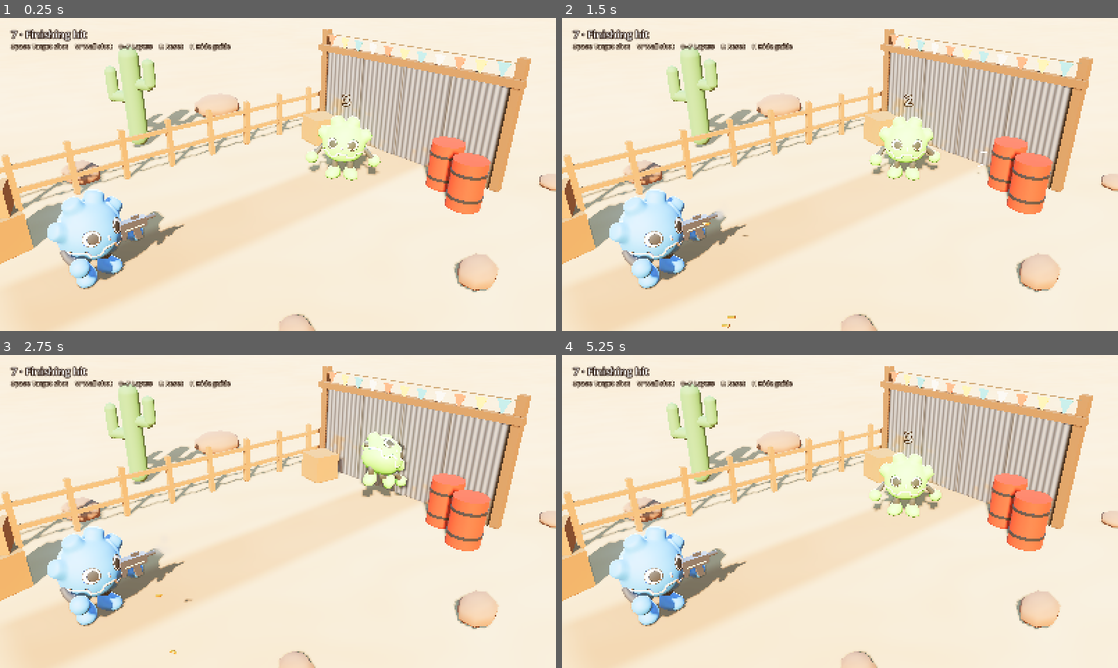
Above: before the commit, frames 1-4 (two rows, left to right).
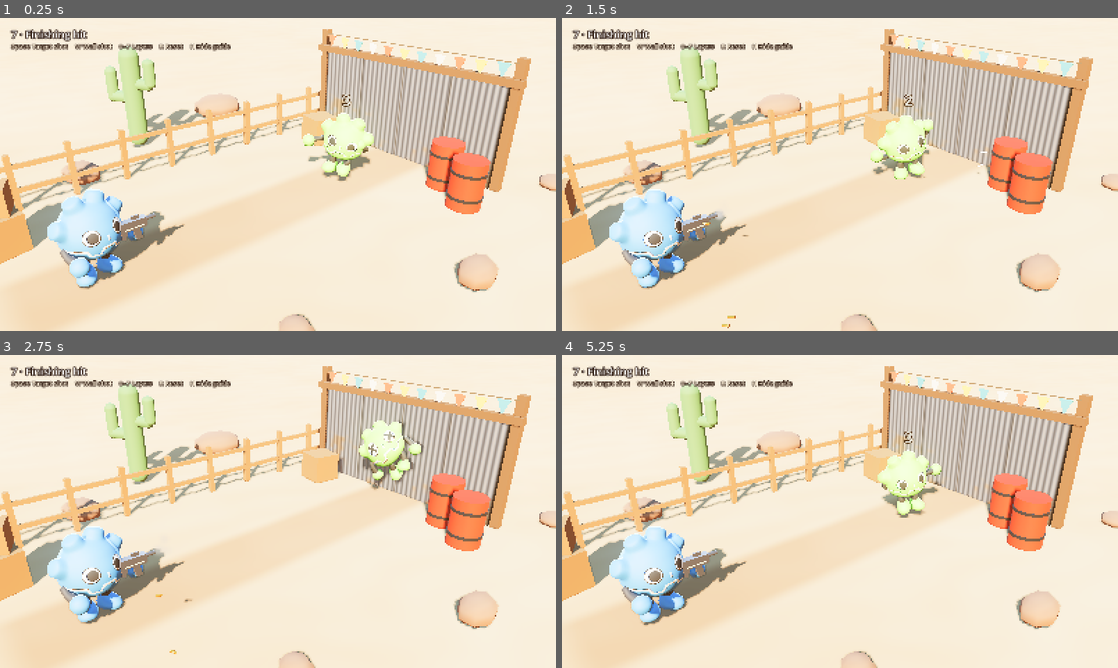
Above: after the commit, the same moments.

Repository: mcubedstudiobe/godot-examples
Game: Godot game, scene res://range.tscn
Same seed, same stepped clock (60 frames per second), same inputs: the game is played once before the commit and once after it.
Inputs:
- Up to frame 1 (0.25 s): no input
- Up to frame 2 (1.5 s): tap Enter at 0.5 s; tap Space (fire) at 0.6 s; tap W (wall_shot) at 0.8, 1.35 s
- Up to frame 3 (2.75 s): tap Space (fire) at 1.55, 2.1 s; tap W (wall_shot) at 2.3 s
- Up to frame 4 (5.25 s): tap W (wall_shot) at 2.85, 3.8 s; tap Space (fire) at 3.05, 4.55 s; tap 0 at 3.6 s; tap 7 at 4.35 s; tap R at 5.1 s

The runs differ from the first frame. In frame 1, 1.5% of the frame differs, in the area x 8-69%, y 30-87%; in frame 2, 1.4%; in frame 3, 2.0%, in the area x 8-77%, y 20-87%; in frame 4, 1.5%.

Commit message:
feat(punchy-shot-feedback): Bring the plush characters to life and use recorded sounds
The shooter now shifts its weight and taps a foot, flinching on each recoil
shot, and the target dances until its last hit. Both blink, and a defeated
target's eyes turn into X's. PlushMotion adds this on top of the held pose
every frame, so the pose underneath never drifts.

The ragdoll spins around the way the target faces, and its hips and head
carry more angular damping, so it lands on its side with the X eyes in view.

The four sounds built in code are replaced by short public-domain (CC0)
recordings, credited in sounds/CREDITS.md and varied in pitch per play.
Timers pause with the game.

Diff:
--- a/punchy-shot-feedback/demo_assets.gd
+++ b/punchy-shot-feedback/demo_assets.gd
@@ -1,7 +1,5 @@
 extends RefCounted
-## Original placeholder assets generated from text source for the tutorial demo.
-
-const SAMPLE_RATE := 22050
+## The demo's particle effects and splatter, built in code, and a pitch wrapper for its sounds.
 
 
 ## Sparks for a wall hit: hot streaks that fly along their velocity and drop, a flash at
@@ -170,25 +168,8 @@
 	return ImageTexture.create_from_image(image)
 
 
-static func make_sound(duration: float, start_hz: float, end_hz: float, noise_mix: float,
-		level: float, seed_value: int) -> AudioStreamRandomizer:
-	var rng := RandomNumberGenerator.new()
-	rng.seed = seed_value
-	var sample_count := roundi(duration * SAMPLE_RATE)
-	var samples := PackedByteArray()
-	samples.resize(sample_count * 2)
-	var phase := 0.0
-	for i in range(sample_count):
-		var progress := float(i) / sample_count
-		phase += TAU * lerpf(start_hz, end_hz, progress) / SAMPLE_RATE
-		var tone := sin(phase)
-		var wave := lerpf(tone, rng.randf_range(-1.0, 1.0), noise_mix)
-		var envelope := minf(float(i) / 12.0, 1.0) * pow(1.0 - progress, 3.0)
-		samples.encode_s16(i * 2, roundi(wave * envelope * level * 32767.0))
-	var clip := AudioStreamWAV.new()
-	clip.format = AudioStreamWAV.FORMAT_16_BITS
-	clip.mix_rate = SAMPLE_RATE
-	clip.data = samples
+## Wraps a recorded cue so each play comes out at a slightly different pitch.
+static func vary(clip: AudioStream) -> AudioStreamRandomizer:
 	var cue := AudioStreamRandomizer.new()
 	cue.random_pitch_semitones = 0.4
 	cue.add_stream(0, clip)
--- a/punchy-shot-feedback/plush.gd
+++ b/punchy-shot-feedback/plush.gd
@@ -1,18 +1,19 @@
 class_name Plush
 extends Node3D
-## One Godot Plush Character (Tibo, MIT): poses it, tints it, and on the target runs
-## its ragdoll. The ragdoll is the PhysicalBoneSimulator3D named Ragdoll under the
-## skeleton; target.tscn adds it, the shooter has none.
+## One Godot Plush Character (Tibo, MIT): poses it, tints it, keeps it moving, and on
+## the target runs its ragdoll. The ragdoll is the PhysicalBoneSimulator3D named Ragdoll
+## under the skeleton; target.tscn adds it, the shooter has none.
 
 const SHADER := preload("res://plush.gdshader")
 const ALBEDO := preload("res://plush/godot_plush_albedo.png")
 const NORMAL := preload("res://plush/godot_plush_normal.png")
 
-@export var animation := &"idle"
-## Hold this second of the animation instead of playing it. Negative keeps it playing.
-@export var hold_at := -1.0
+## The base pose: this second of the idle animation, held.
+@export var hold_at := 0.0
 ## Extra bone rotations in degrees (X, Y, Z), keyed by bone name, applied to the held pose.
 @export var bone_turns: Dictionary[StringName, Vector3] = {}
+## What the plush does on top of the held pose.
+@export var motion_mode := PlushMotion.Mode.STANCE
 ## Colour wheel turn for the body (0 keeps the Godot blue).
 @export var hue_shift := 0.0
 @export var saturation := 1.0
@@ -24,6 +25,7 @@
 
 ## The tinted plush material. Swap mesh.material_override away and back for a hit flash.
 var tint := ShaderMaterial.new()
+var motion := PlushMotion.new()
 
 
 func _ready() -> void:
@@ -33,6 +35,9 @@
 	tint.set_shader_parameter(&"hue_shift", hue_shift)
 	tint.set_shader_parameter(&"saturation", saturation)
 	mesh.material_override = tint
+	motion.mode = motion_mode
+	motion.material = tint
+	skeleton.add_child(motion)
 	stand()
 
 
@@ -43,19 +48,22 @@
 		# Out of the physics world while standing: the bodies would otherwise follow
 		# the animated, squashed bones, and physics bodies cannot take a squash.
 		ragdoll.process_mode = Node.PROCESS_MODE_DISABLED
-	player.play(animation)
-	if hold_at >= 0.0:
-		player.seek(hold_at, true)
-		player.pause()
-		for bone: StringName in bone_turns:
-			var i := skeleton.find_bone(bone)
-			var turn := Quaternion.from_euler(bone_turns[bone] * PI / 180.0)
-			skeleton.set_bone_pose_rotation(i, skeleton.get_bone_pose_rotation(i) * turn)
+	player.play(&"idle")
+	player.seek(hold_at, true)
+	player.pause()
+	for bone: StringName in bone_turns:
+		var i := skeleton.find_bone(bone)
+		var turn := Quaternion.from_euler(bone_turns[bone] * PI / 180.0)
+		skeleton.set_bone_pose_rotation(i, skeleton.get_bone_pose_rotation(i) * turn)
+	motion.active = true
+	tint.set_shader_parameter(&"dead", 0.0)
 
 
 ## Hand every body part to physics and give them all the same push.
 func go_limp(velocity: Vector3, spin := Vector3.ZERO) -> void:
-	player.pause()
+	motion.active = false
+	tint.set_shader_parameter(&"dead", 1.0)
+	tint.set_shader_parameter(&"blink", 0.0)
 	for bone in skeleton.get_bone_count():
 		skeleton.set_bone_pose_scale(bone, Vector3.ONE)
 	ragdoll.process_mode = Node.PROCESS_MODE_INHERIT
--- a/punchy-shot-feedback/plush.gdshader
+++ b/punchy-shot-feedback/plush.gdshader
@@ -2,12 +2,18 @@
 // The Godot Plush Character's own shader (Tibo, MIT, github.com/gtibo/Godot-Plush-Character)
 // with two additions: hue_shift turns the plush's blue around the colour wheel and
 // saturation strengthens the result, so two plushes in one scene read as different
-// characters. Eyes stay black and white.
+// characters. Eyes stay black and white; blink closes them and dead turns them into X's.
 
 uniform sampler2D albedo_texture : source_color, repeat_disable;
 uniform sampler2D normal_texture : hint_normal, repeat_disable;
 uniform float hue_shift = 0.0; // in turns: 0.5 is the opposite colour
 uniform float saturation = 1.0;
+uniform float blink = 0.0; // 0 open, 1 closed
+uniform float dead = 0.0; // 1 draws X's for eyes
+
+// Both eyes sample this square of the texture; nothing else does.
+const vec2 EYE_CENTER = vec2(0.1433, 0.1795);
+const vec2 EYE_HALF = vec2(0.1376, 0.1339);
 
 float fresnel(float amount, vec3 normal, vec3 view) {
 	return pow(1.0 - clamp(dot(normalize(normal), normalize(view)), 0.0, 1.0), amount);
@@ -20,8 +26,25 @@
 	return color * cos(a) + cross(k, color) * sin(a) + k * dot(k, color) * (1.0 - cos(a));
 }
 
+vec3 eye(vec2 uv, vec3 color) {
+	vec2 q = (uv - EYE_CENTER) / EYE_HALF;
+	if (abs(q.x) > 1.0 || abs(q.y) > 1.0) {
+		return color;
+	}
+	if (dead > 0.5 && length(q) < 0.8) {
+		// A white eye with a bold black X across it.
+		float stroke = min(abs(q.x - q.y), abs(q.x + q.y)) * 0.7071;
+		return (stroke < 0.13 && max(abs(q.x), abs(q.y)) < 0.5) ? vec3(0.0) : vec3(1.0);
+	}
+	if (q.y < -1.0 + 2.2 * blink) {
+		// The eyelid: the plush's own fabric from a plain corner of the texture.
+		return texture(albedo_texture, vec2(0.01, 0.01)).rgb;
+	}
+	return color;
+}
+
 void fragment() {
-	vec3 body = rotate_hue(texture(albedo_texture, UV).rgb, hue_shift);
+	vec3 body = rotate_hue(eye(UV, texture(albedo_texture, UV).rgb), hue_shift);
 	ALBEDO = clamp(mix(vec3(dot(body, vec3(0.299, 0.587, 0.114))), body, saturation), 0.0, 1.0);
 	NORMAL_MAP = texture(normal_texture, UV).xyz;
 	EMISSION = mix(vec3(1.0), ALBEDO, 0.75) * clamp(smoothstep(0.6, 0.7, fresnel(1.0, NORMAL, VIEW)) * NORMAL.y, 0.0, 1.0) * 2.0;
--- /dev/null
+++ b/punchy-shot-feedback/plush_motion.gd
@@ -0,0 +1,83 @@
+class_name PlushMotion
+extends SkeletonModifier3D
+## Keeps a plush alive on top of its held pose: a ready stance for the shooter, a dance
+## for the target, and blinking for both. A SkeletonModifier3D only adds to the pose for
+## this frame, so the held pose underneath never drifts. Plush switches it off when the
+## ragdoll takes over.
+
+enum Mode { STANCE, DANCE }
+
+@export var mode := Mode.STANCE
+@export var tempo := 116.0 ## beats per minute
+
+## The plush's shader material, for blinking.
+var material: ShaderMaterial
+var time := 0.0
+var flinch := 0.0
+var next_blink := 1.7
+var blink := 0.0
+
+
+## A short jolt for the stance, for example on a shot.
+func kick() -> void:
+	flinch = 1.0
+	blink = 1.0
+
+
+func _process_modification_with_delta(delta: float) -> void:
+	time += delta
+	flinch = move_toward(flinch, 0.0, delta * 6.0)
+	var skeleton := get_skeleton()
+	var beat := time * tempo / 60.0 * TAU
+	if mode == Mode.DANCE:
+		_dance(skeleton, beat)
+	else:
+		_stance(skeleton, beat)
+	_blink(delta)
+
+
+func _stance(skeleton: Skeleton3D, beat: float) -> void:
+	# A small bounce on every other beat and a tapping foot. Only the hips move the
+	# upper body, and only a little, so the hands stay on the rifle.
+	_lift(skeleton, Vector3(0.0, absf(sin(beat * 0.5)) * 0.008, -flinch * 0.03))
+	_turn(skeleton, &"DEF-thigh.R", Vector3(maxf(sin(beat), 0.0) * -10.0, 0.0, 0.0))
+	_turn(skeleton, &"DEF-shin.R", Vector3(maxf(sin(beat), 0.0) * 14.0, 0.0, 0.0))
+	_turn(skeleton, &"DEF-foot.R", Vector3(maxf(sin(beat), 0.0) * -18.0, 0.0, 0.0))
+
+
+func _dance(skeleton: Skeleton3D, beat: float) -> void:
+	# Bounce on the beat, sway and twist on the bar, arms up and pumping in turn, knees lifting.
+	var bounce := absf(sin(beat * 0.5))
+	var sway := sin(beat * 0.25)
+	var pump := sin(beat * 0.5)
+	_lift(skeleton, Vector3(0.0, bounce * 0.07, 0.0))
+	_turn(skeleton, &"DEF-hips", Vector3(0.0, sway * 25.0, sway * 12.0))
+	_turn(skeleton, &"DEF-head", Vector3(bounce * 8.0, 0.0, -sway * 8.0))
+	_turn(skeleton, &"DEF-upper_arm.L", Vector3(0.0, 0.0, 75.0 + pump * 50.0))
+	_turn(skeleton, &"DEF-forearm.L", Vector3(0.0, 0.0, 40.0 + pump * 35.0))
+	_turn(skeleton, &"DEF-upper_arm.R", Vector3(0.0, 0.0, -75.0 + pump * 50.0))
+	_turn(skeleton, &"DEF-forearm.R", Vector3(0.0, 0.0, -40.0 + pump * 35.0))
+	_turn(skeleton, &"DEF-thigh.L", Vector3(maxf(pump, 0.0) * -40.0, 0.0, 0.0))
+	_turn(skeleton, &"DEF-shin.L", Vector3(maxf(pump, 0.0) * 50.0, 0.0, 0.0))
+	_turn(skeleton, &"DEF-thigh.R", Vector3(maxf(-pump, 0.0) * -40.0, 0.0, 0.0))
+	_turn(skeleton, &"DEF-shin.R", Vector3(maxf(-pump, 0.0) * 50.0, 0.0, 0.0))
+
+
+func _blink(delta: float) -> void:
+	next_blink -= delta
+	if next_blink <= 0.0:
+		blink = 1.0
+		next_blink = 2.2 + fmod(time * 7.31, 1.6)
+	blink = move_toward(blink, 0.0, delta * 7.0)
+	if material != null:
+		material.set_shader_parameter(&"blink", blink)
+
+
+func _turn(skeleton: Skeleton3D, bone: StringName, degrees: Vector3) -> void:
+	var i := skeleton.find_bone(bone)
+	var turn := Quaternion.from_euler(degrees * PI / 180.0)
+	skeleton.set_bone_pose_rotation(i, skeleton.get_bone_pose_rotation(i) * turn)
+
+
+func _lift(skeleton: Skeleton3D, offset: Vector3) -> void:
+	skeleton.set_bone_pose_position(0, skeleton.get_bone_pose_position(0) + offset)
--- a/punchy-shot-feedback/range.gd
+++ b/punchy-shot-feedback/range.gd
@@ -4,6 +4,10 @@
 
 const Assets := preload("res://demo_assets.gd")
 const CASING := preload("res://casing.tscn")
+const CRACK := preload("res://sounds/crack.wav")
+const WHIZ := preload("res://sounds/whiz.wav")
+const THUD := preload("res://sounds/thud.wav")
+const PING := preload("res://sounds/ping.wav")
 const STAGE_LABELS := [
 	"Damage only", "Muzzle flash and barrel kick", "Spread, tracer and sparks",
 	"Target reaction", "Shooter and camera recoil", "Splatter and casings",
@@ -20,6 +24,7 @@
 @onready var flash: Node3D = $Muzzle/Flash
 @onready var eject: Marker3D = $Eject
 @onready var kick: Node3D = $Kick
+@onready var shooter: Plush = $Kick/Shooter
 @onready var kick_rest: Vector3 = kick.position
 @onready var barrel: MeshInstance3D = $Kick/Barrel
 @onready var barrel_rest: Vector3 = barrel.position
@@ -53,10 +58,10 @@
 	paint_burst = Assets.make_paint()
 	smoke = Assets.make_smoke()
 	splatter = Assets.make_splatter()
-	crack = Assets.make_sound(0.14, 210.0, 62.0, 0.68, 0.65, 31)
-	whiz = Assets.make_sound(0.12, 1320.0, 390.0, 0.12, 0.07, 71)
-	thud = Assets.make_sound(0.12, 125.0, 48.0, 0.15, 0.48, 19)
-	ping = Assets.make_sound(0.24, 1060.0, 910.0, 0.08, 0.22, 83)
+	crack = Assets.vary(CRACK)
+	whiz = Assets.vary(WHIZ)
+	thud = Assets.vary(THUD)
+	ping = Assets.vary(PING)
 	reset_range()
 
 
@@ -126,12 +131,12 @@
 			burst(paint_burst, end, hit.normal)
 			stamp_surfaces(end, direction)
 		if stage >= Stage.SOUND:
-			play_at(thud, end)
+			play_at(thud, end, -3.0)
 	else:
 		if stage >= Stage.TRACER:
 			burst(sparks, end, hit.normal)
 		if stage >= Stage.SOUND:
-			play_at(ping, end)
+			play_at(ping, end, -6.0)
 
 
 func play_shot(origin: Vector3, end: Vector3) -> void:
@@ -162,6 +167,7 @@
 
 	if stage >= Stage.RECOIL:
 		kick.position = kick_rest + Vector3.BACK * 0.12
+		shooter.motion.kick()
 		camera.h_offset = 0.035
 		camera.v_offset = 0.055
 		shot_tween.tween_property(kick, "position", kick_rest, 0.13).set_trans(Tween.TRANS_CUBIC).set_ease(Tween.EASE_OUT)
@@ -171,7 +177,7 @@
 		eject_casing()
 	if stage >= Stage.SOUND:
 		play_at(crack, origin)
-		play_at(whiz, origin.lerp(end, 0.7))
+		play_at(whiz, origin.lerp(end, 0.7), -12.0)
 
 
 func hit_target(direction: Vector3) -> void:
@@ -185,7 +191,8 @@
 		if stage < Stage.FINISH:  # Without the finishing layer the body drops where it stood.
 			target_visual.mesh.material_override = target_visual.tint  # in case a quick shot cut the flash short
 			target_visual.scale = Vector3.ONE
-			target_visual.go_limp(direction * 1.4, Vector3.UP.cross(direction) * 3.0)
+			# Roll it around the way it faces, so it lands on its side with the X eyes in view.
+			target_visual.go_limp(direction * 0.8 + Vector3.UP * 0.5, -target_visual.global_basis.z * 6.0)
 			return
 	if stage < Stage.HIT:
 		return
@@ -205,10 +212,11 @@
 		hit_tween.tween_property(target_visual, "scale", Vector3.ONE, 0.13)
 		return
 
-	# Hold the struck pose, then knock the ragdoll up and over along the shot.
+	# Hold the struck pose, then knock the ragdoll up and over along the shot, cartwheeling
+	# around the way it faces so it comes down with its X eyes towards the camera.
 	hit_tween.tween_callback(func():
 		target_visual.scale = Vector3.ONE
-		target_visual.go_limp(direction * 3.2 + Vector3.UP * 3.2, Vector3.UP.cross(direction) * 14.0))
+		target_visual.go_limp(direction * 3.0 + Vector3.UP * 3.5, target_visual.global_basis.z * 10.0))
 
 
 func burst(scene: PackedScene, point: Vector3, normal: Vector3) -> void:
@@ -218,7 +226,7 @@
 	particles.restart()
 	for part: GPUParticles3D in particles.get_children():
 		part.restart()
-	get_tree().create_timer(1.5).timeout.connect(particles.queue_free)
+	get_tree().create_timer(1.5, false).timeout.connect(particles.queue_free)
 
 
 func eject_casing() -> void:
@@ -227,7 +235,7 @@
 	casing.global_transform = eject.global_transform
 	casing.linear_velocity = muzzle.global_basis * Vector3(1.7, 1.9, 0.25)
 	casing.angular_velocity = Vector3(7.0, 3.0, 10.0)
-	get_tree().create_timer(6.0).timeout.connect(casing.queue_free)
+	get_tree().create_timer(6.0, false).timeout.connect(casing.queue_free)
 
 
 func stamp_surfaces(point: Vector3, direction: Vector3) -> void:
@@ -243,12 +251,13 @@
 		var normal: Vector3 = surface.normal
 		effects.add_child(decal)
 		decal.global_transform = Transform3D(Basis(Quaternion(Vector3.UP, normal)), surface.position)
-		get_tree().create_timer(12.0).timeout.connect(decal.queue_free)
-
-
-func play_at(stream: AudioStream, point: Vector3) -> void:
+		get_tree().create_timer(12.0, false).timeout.connect(decal.queue_free)
+
+
+func play_at(stream: AudioStream, point: Vector3, volume_db := 0.0) -> void:
 	var player := AudioStreamPlayer3D.new()
 	player.stream = stream
+	player.volume_db = volume_db
 	effects.add_child(player)
 	player.global_position = point
 	player.finished.connect(player.queue_free)
--- a/punchy-shot-feedback/range.tscn
+++ b/punchy-shot-feedback/range.tscn
@@ -612,7 +612,6 @@
 
 [node name="Shooter" parent="Kick" instance=ExtResource("4_plush")]
 transform = Transform3D(-0.17365, 0, 0.98481, 0, 1, 0, -0.98481, 0, -0.17365, 0, 0, 0)
-hold_at = 0.0
 bone_turns = Dictionary[StringName, Vector3]({&"DEF-upper_arm.R": Vector3(30, 0, 20), &"DEF-upper_arm.L": Vector3(40, 0, 0)})
 
 [node name="Barrel" type="MeshInstance3D" parent="Kick"]
@@ -689,6 +688,7 @@
 transform = Transform3D(0.76604, 0, 0.64279, 0, 1, 0, -0.64279, 0, 0.76604, 0, 0, 0)
 hue_shift = -0.3
 saturation = 1.5
+motion_mode = 1
 
 [node name="Health" type="Label3D" parent="Target"]
 position = Vector3(0, 1.6, 0)
--- a/punchy-shot-feedback/target.tscn
+++ b/punchy-shot-feedback/target.tscn
@@ -56,7 +56,7 @@
 mass = 1.5
 friction = 0.9
 linear_damp = 0.1
-angular_damp = 1.5
+angular_damp = 6.0
 bone_name = "DEF-hips"
 
 [node name="CollisionShape3D" type="CollisionShape3D" parent="Model/Rig/Skeleton3D/Ragdoll/Hips" unique_id=1436297538]
@@ -71,7 +71,7 @@
 mass = 3.0
 friction = 0.9
 linear_damp = 0.1
-angular_damp = 1.5
+angular_damp = 6.0
 bone_name = "DEF-head"
 joint_constraints/swing_span = 19.999998
 joint_constraints/twist_span = 15.0
Not shown, added: punchy-shot-feedback/plush_motion.gd.uid
Not shown, added: punchy-shot-feedback/sounds/crack.wav.import
Not shown, added: punchy-shot-feedback/sounds/ping.wav.import
Not shown, added: punchy-shot-feedback/sounds/thud.wav.import
Not shown, added: punchy-shot-feedback/sounds/whiz.wav.import
Not shown, added: punchy-shot-feedback/sounds/CREDITS.md
Not shown, added: punchy-shot-feedback/sounds/crack.wav
Not shown, added: punchy-shot-feedback/sounds/ping.wav
Not shown, added: punchy-shot-feedback/sounds/thud.wav
Not shown, added: punchy-shot-feedback/sounds/whiz.wav
